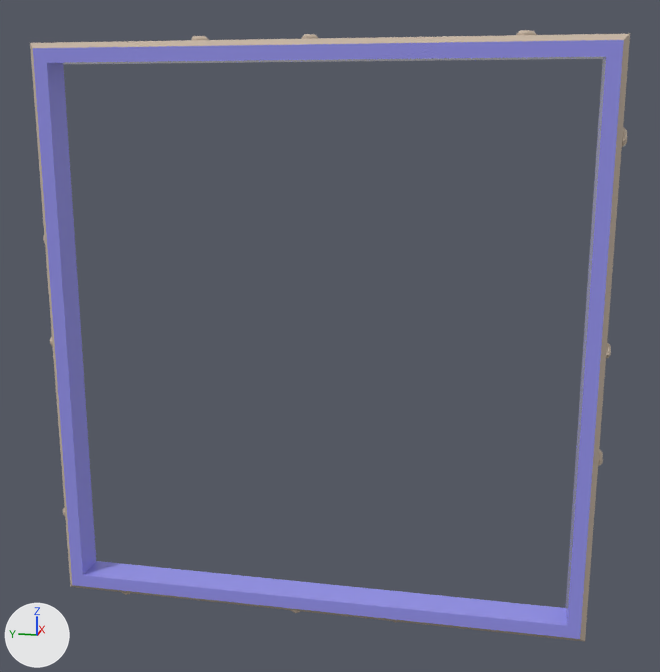
The FBX model Assets/FPV/03_Art/03_KitModulaire/07_Ajouts/SM_SeparationExt_Aeration.fbx as it was, and as the next commit left it.
The view is the same before and after, from a 50 mm camera at (-6.61, -1.44, 3.63) aimed at (0.04, -0.11, 1.97). The axes (+X, +Y, +Z) are drawn at lower left. The lights are the same throughout. The older version comes first. Where no turn or scale is listed for an object, it has been applied to the vertices.

The first picture shows 'SM_SeparationExt_Aeration'.
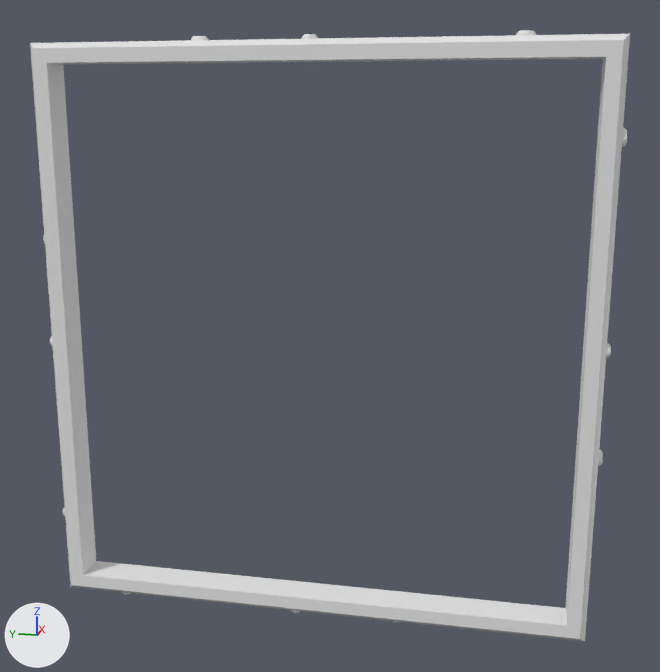
What differs and where, as boxes (x1, y1, x2, y2) in the pictures (660 x 672 px):
part 1 of me_mesh, recoloured
    both: (30, 30, 630, 642)
part 2 of me_mesh, recoloured
    both: (33, 40, 624, 639)

Diff of the bpy script that builds the scene:
```diff
--- a/Assets/FPV/03_Art/03_KitModulaire/07_Ajouts/SM_SeparationExt_Aeration.fbx.py
+++ b/Assets/FPV/03_Art/03_KitModulaire/07_Ajouts/SM_SeparationExt_Aeration.fbx.py
@@ me_mesh @@
 me_mesh.from_pydata(...)  # 408 vertices, 672 faces; spans x -0.13..0.13, y -2.16..2.16, z -0.35..4.16
 # used by ob_sm_separationext_aeration; location = (0.0, 0.0, 0.0)
+# me_mesh part 1: all 624 faces that had it switch from mat_02___default (beige #cbb9a7) to no material
+# me_mesh part 2: all 48 faces that had it switch from mat_01___default (blue #9795ef) to no material
```
